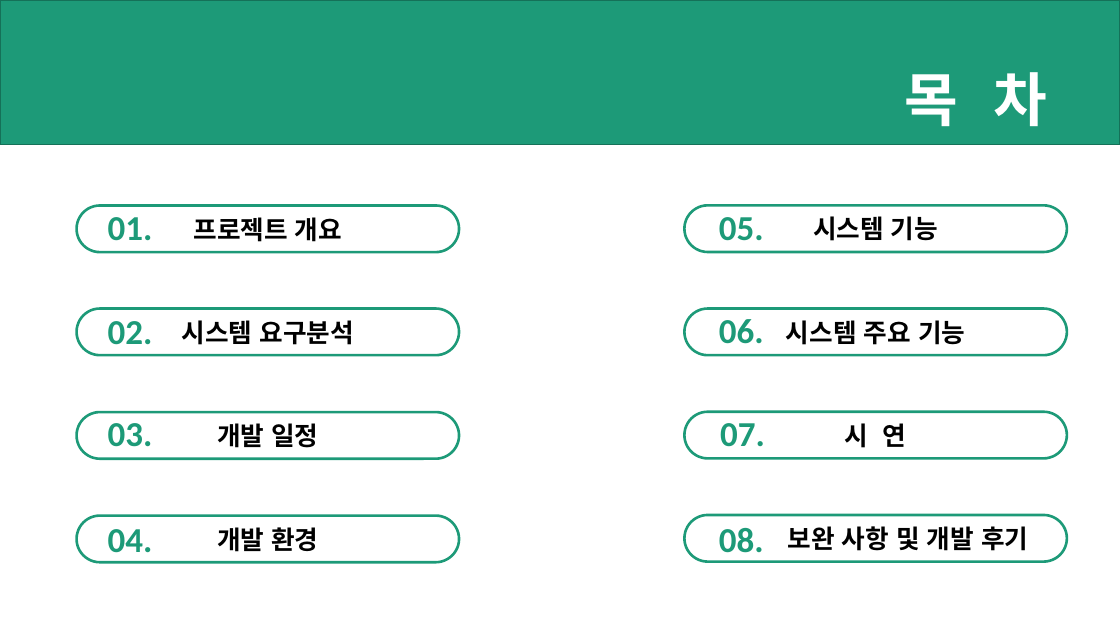
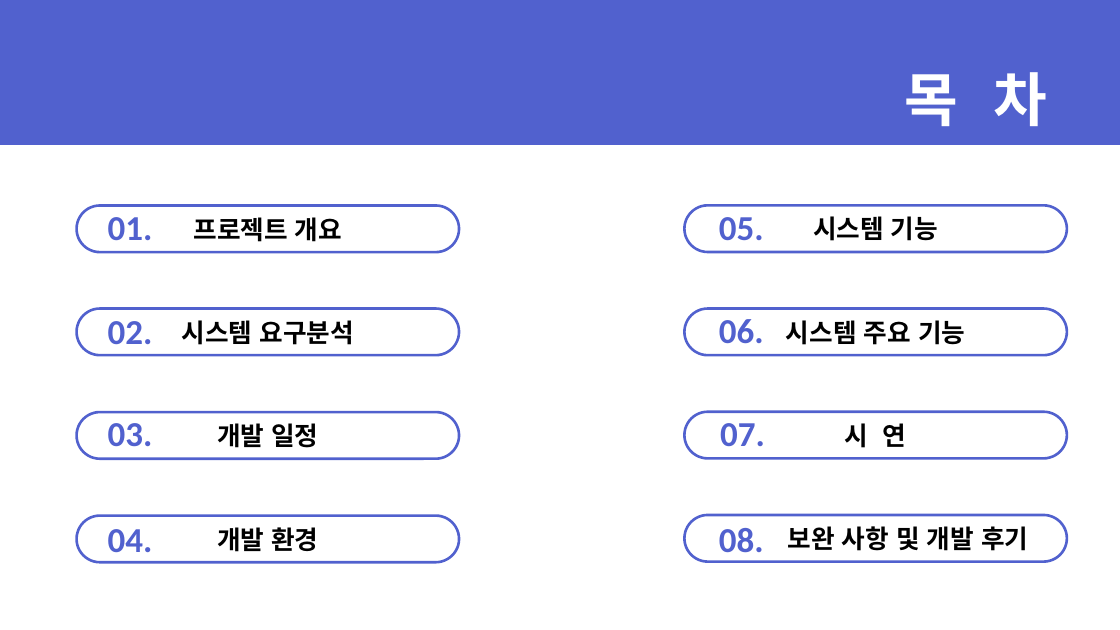
Before and after one commit to ShinHyeonSeong/Final, a slide deck: slide 2 of 기획 UI/A조 프로토타입 발표.pptx. Drawn at 1120x630 pixels with LibreOffice and Linux fonts; fonts in the diff are those of the drawing. Boxes give left, top, right and bottom in pixels: in the first picture for what was removed or moved away, otherwise in the second. Text is boxed around its words. In the diff, an @@ line names an element or a change of style, - is before the commit and + after.

```diff
--- a/기획 UI/A조 프로토타입 발표.pptx
+++ b/기획 UI/A조 프로토타입 발표.pptx
@@ rectangle at [0, 0, 1120, 145]: fill #1D9A78 to #5161CE; outline #157259 1 pt to #5161CE 1 pt @@
@@ outline #1D9A78 2.25 pt to #5161CE 2.25 pt in 8 elements at [76, 206, 459, 253], [76, 413, 459, 460], [76, 516, 459, 563], [685, 205, 1067, 252], [76, 308, 459, 355], [685, 308, 1067, 355], [685, 412, 1067, 459], [685, 515, 1067, 562] @@
@@ text colour #1D9A78 to #5161CE in 8 elements at [108, 217, 153, 240], [108, 321, 153, 344], [108, 423, 153, 446], [108, 529, 153, 552], [719, 217, 764, 240], [719, 319, 764, 343], [720, 423, 765, 446], [719, 528, 764, 561] @@
```
Also in this commit, not shown: 11 other slides changed, 1 slide removed.
